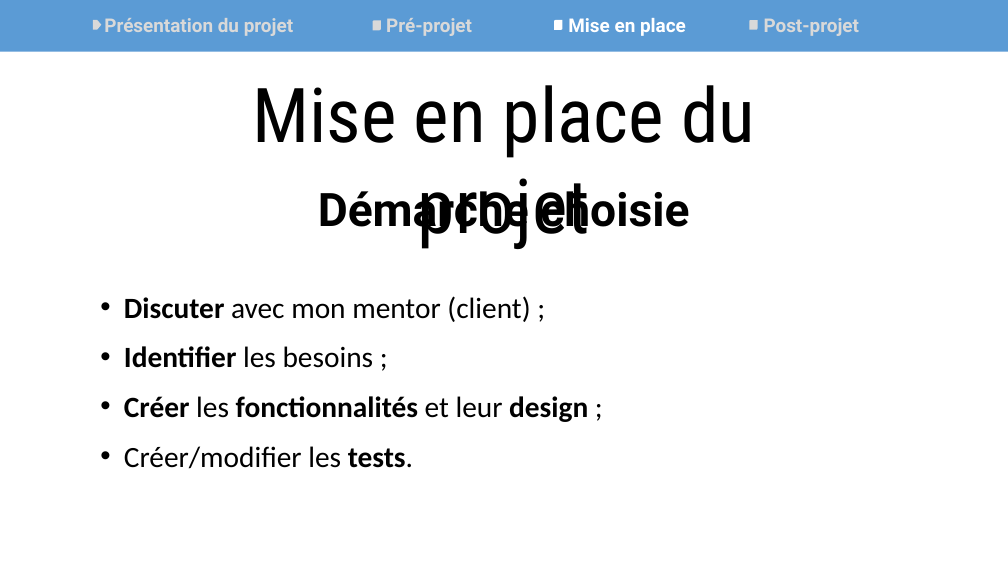
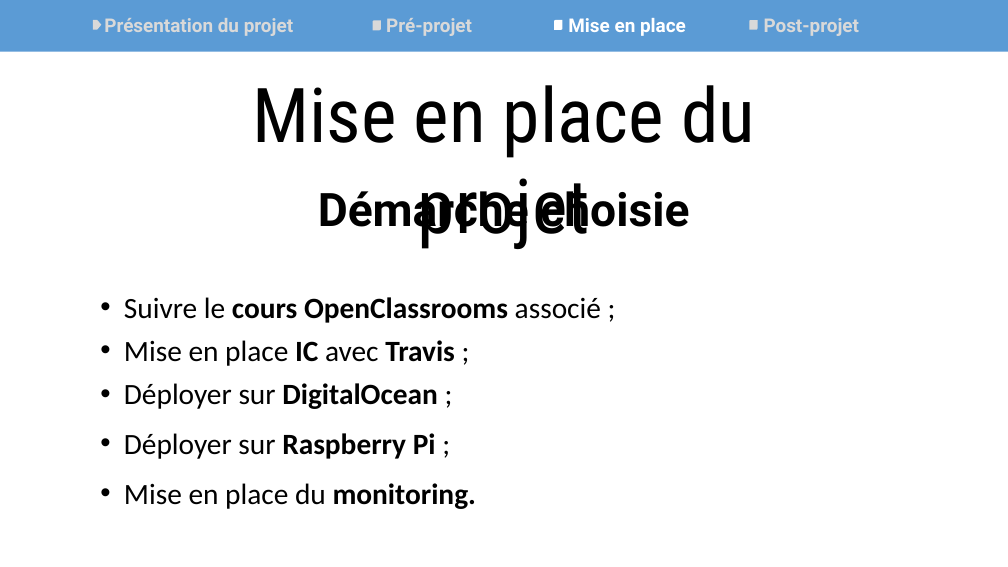
Before and after one commit to Synkied/OC_Projet-10, a slide deck: slide 8 of livrables/Projet10_Purbeurre_Nutellove.pptx. Drawn at 1008x567 pixels with LibreOffice and Linux fonts; fonts in the diff are those of the drawing. Boxes give left, top, right and bottom in pixels: in the first picture for what was removed or moved away, otherwise in the second. Text is boxed around its words. In the diff, an @@ line names an element or a change of style, - is before the commit and + after.

```diff
--- a/livrables/Projet10_Purbeurre_Nutellove.pptx
+++ b/livrables/Projet10_Purbeurre_Nutellove.pptx
@@ text at bbox=[124, 297, 601, 323]: text changed; bold on @@
-• Discuter avec mon mentor (client) ;
+• Suivre le cours OpenClassrooms associé ;
@@ text added at bbox=[124, 340, 455, 366], 28 pt, text #000000 @@
+• Mise en place IC avec Travis ;
@@ text at bbox=[124, 383, 438, 409]: text changed @@
-• Identifier les besoins ;
+• Déployer sur DigitalOcean ;
@@ text at bbox=[124, 433, 436, 459]: text changed; bold off @@
-• Créer les fonctionnalités et leur design ;
+• Déployer sur Raspberry Pi ;
@@ text removed at bbox=[124, 446, 413, 469] @@
-• Créer/modifier les tests.
@@ text added at bbox=[124, 483, 477, 509], 28 pt, text #000000 @@
+• Mise en place du monitoring.
```
Also in this commit, not shown: 2 other slides changed, 1 slide added, 1 slide removed, 16 other files.
